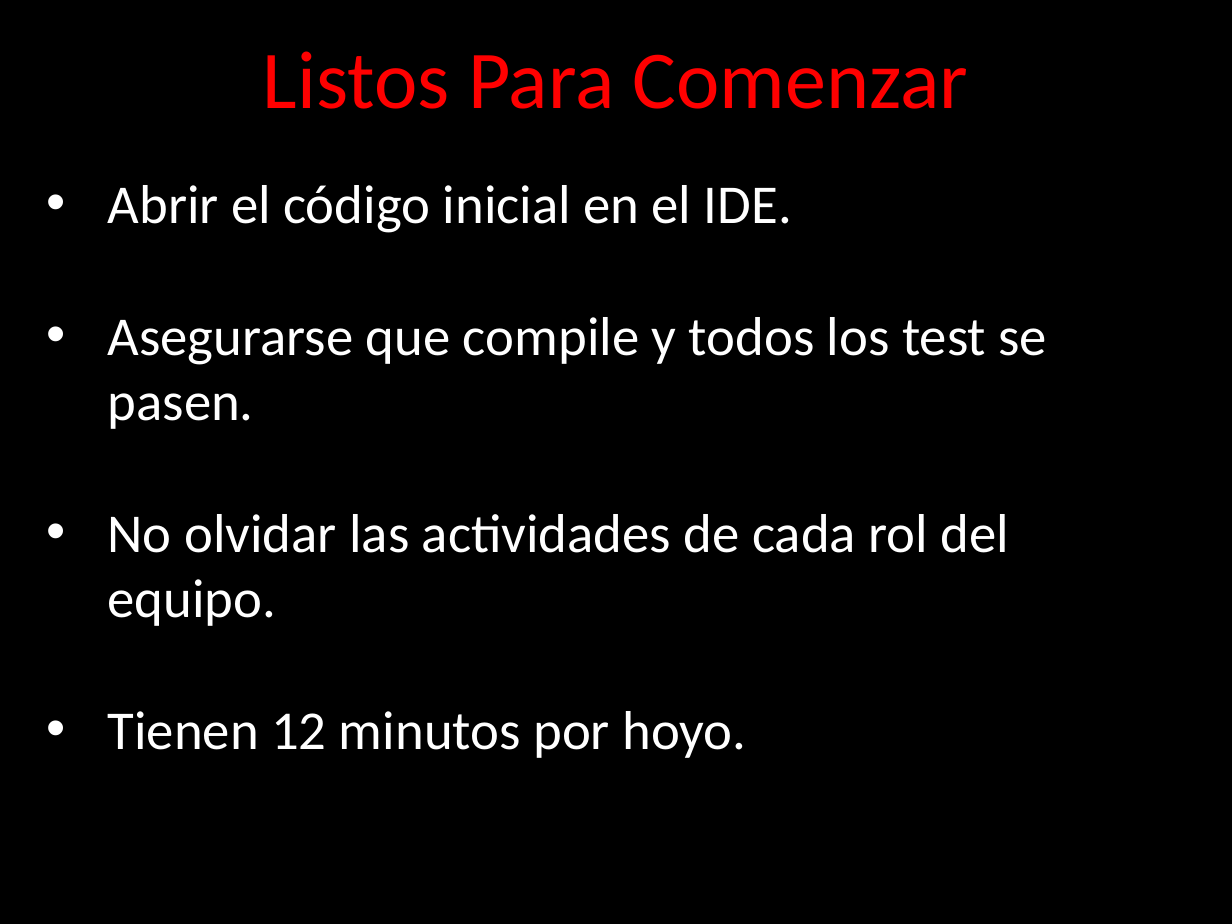
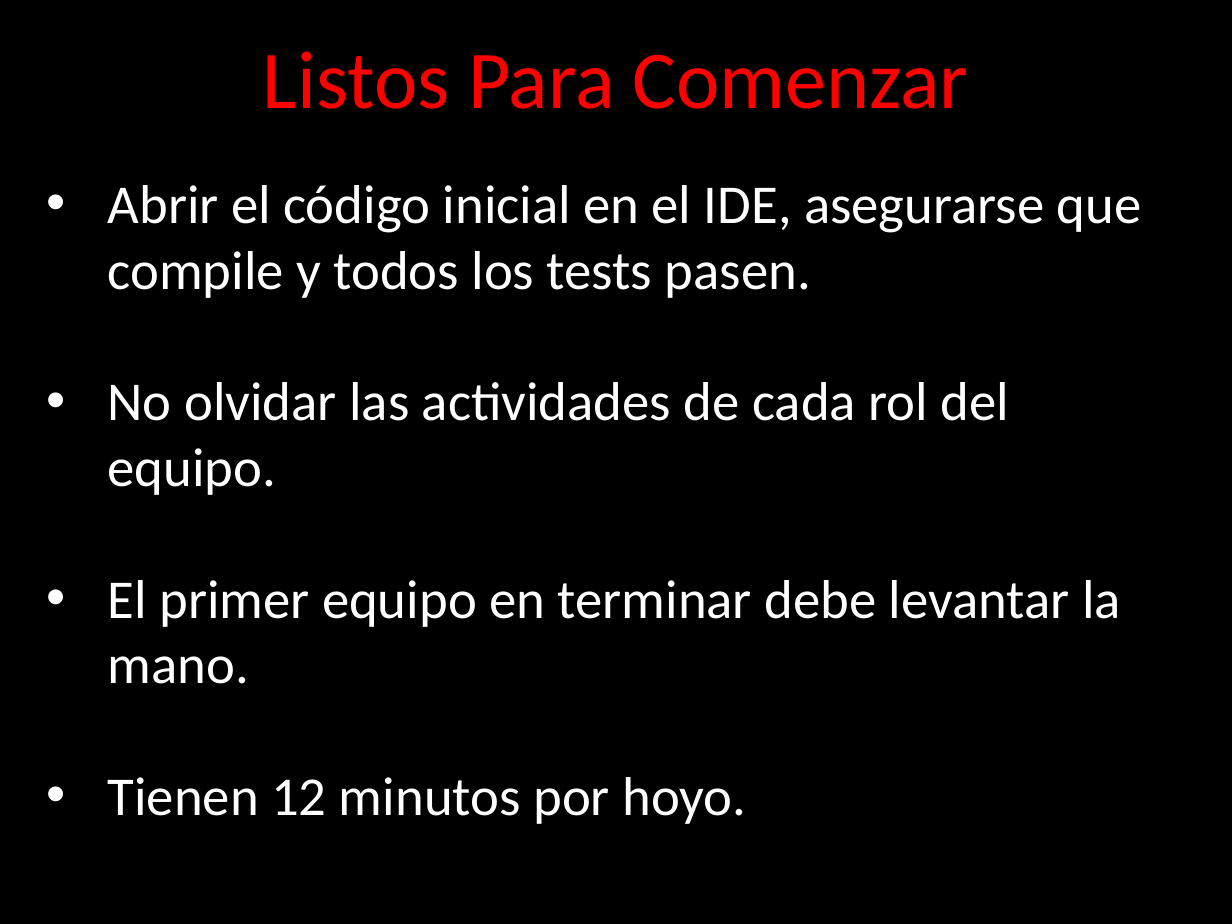
Before and after one commit to angelnunezsalazar/Refactoring-Golf, a slide deck: slide 17 of ppt/Diapositivas.pptx. Drawn at 1232x924 pixels with LibreOffice and Linux fonts; fonts in the diff are those of the drawing; background and template pictures are left out. Boxes give left, top, right and bottom in pixels: in the first picture for what was removed or moved away, otherwise in the second. Text is boxed around its words. In the diff, an @@ line names an element or a change of style, - is before the commit and + after.

```diff
--- a/ppt/Diapositivas.pptx
+++ b/ppt/Diapositivas.pptx
@@ text at (108, 185, 1142, 298): text changed @@
-• Abrir el código inicial en el IDE.
-• Asegurarse que compile y todos los test se pasen.
+• Abrir el código inicial en el IDE, asegurarse que compile y todos los tests pasen.
@@ text at (108, 580, 1121, 684): paragraph added @@
+• El primer equipo en terminar debe levantar la mano.
```
Also in this commit, not shown: 6 other slides changed, 52 other files.
